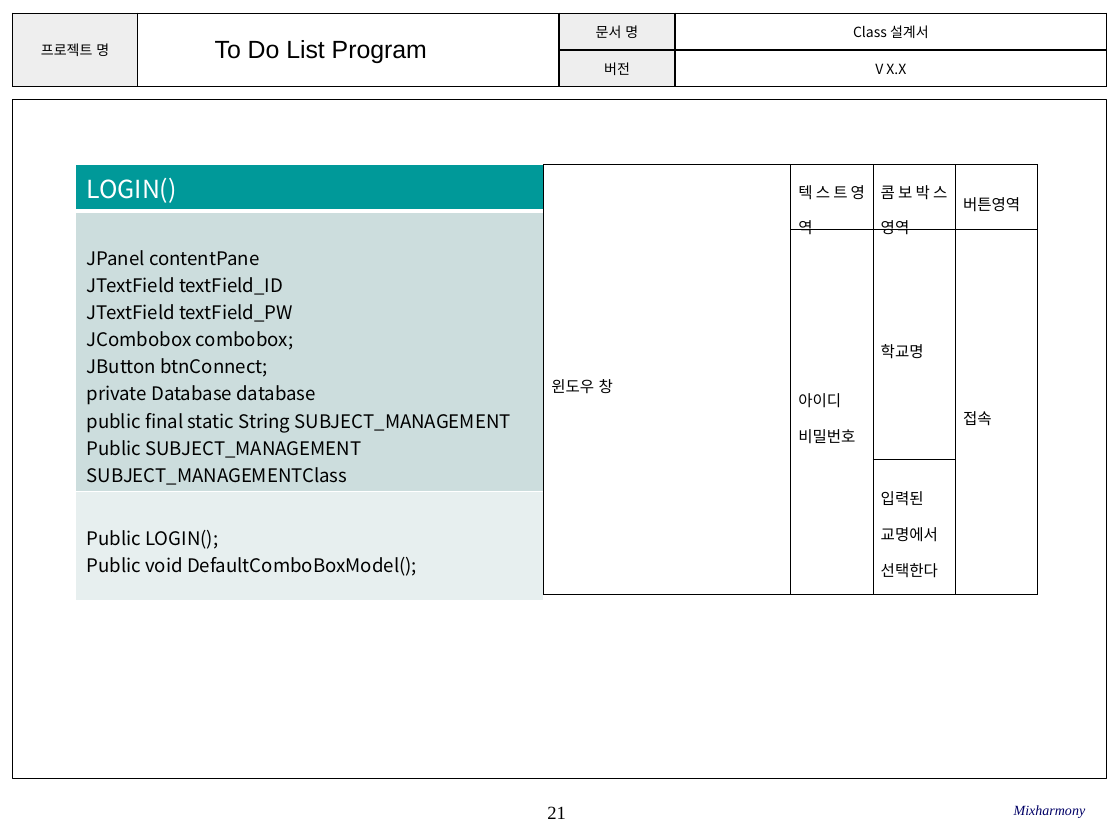
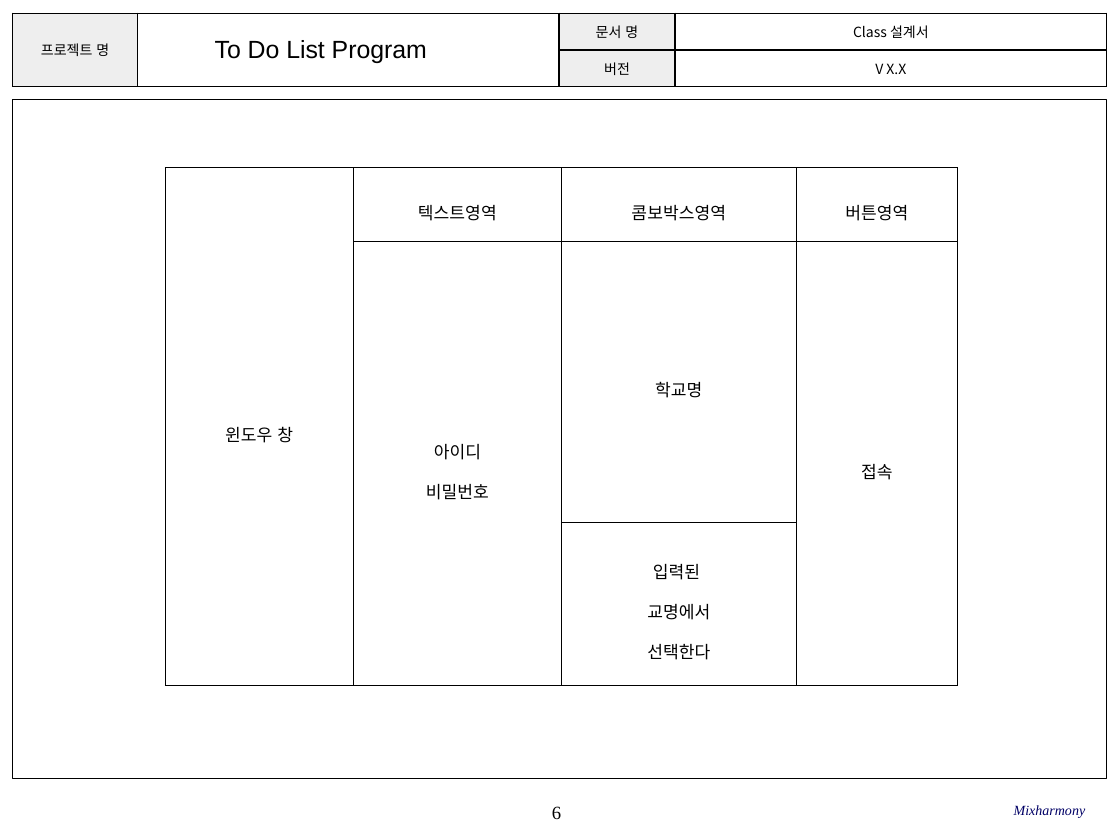
Before and after one commit to SE-admin/SE2017_2_mixharmony, a slide deck: slide 6 of doc/3_ 설계서/Class Design.pptx (slide 21 before the commit). Drawn at 1120x840 pixels with LibreOffice and Linux fonts; fonts in the diff are those of the drawing; background and template pictures are left out. Boxes give left, top, right and bottom in pixels: in the first picture for what was removed or moved away, otherwise in the second. Text is boxed around its words. In the diff, an @@ line names an element or a change of style, - is before the commit and + after.

```diff
--- a/doc/3_ 설계서/Class Design.pptx
+++ b/doc/3_ 설계서/Class Design.pptx
@@ table removed at box(75, 165, 543, 623), 3 rows, 1 columns @@
-LOGIN()
-JPanel contentPane / JTextField textField_ID / JTextField textField_PW / JCombobox combobox; / JButton btnConnect; / private Database database / public final static String SUBJECT_MANAGEMENT / Public SUBJECT_MANAGEMENT SUBJECT_MANAGEMENTClass / public DefaultComboBoxModel model;
-Public LOGIN(); / Public void DefaultComboBoxModel();
@@ table at box(165, 168, 956, 685) @@
@@ size 10 to 11 pt, font Arial to Noto Sans CJK KR @@
@@ alignment justified to centre @@
@@ table: place and size @@
-table at box(543, 165, 1039, 595)
+table at box(165, 168, 956, 685)
@@ page number at box(552, 806, 561, 819): text changed @@
-21
+6
```
Also in this commit, not shown: 14 other slides changed, 2 slides added, 4 slides removed.
